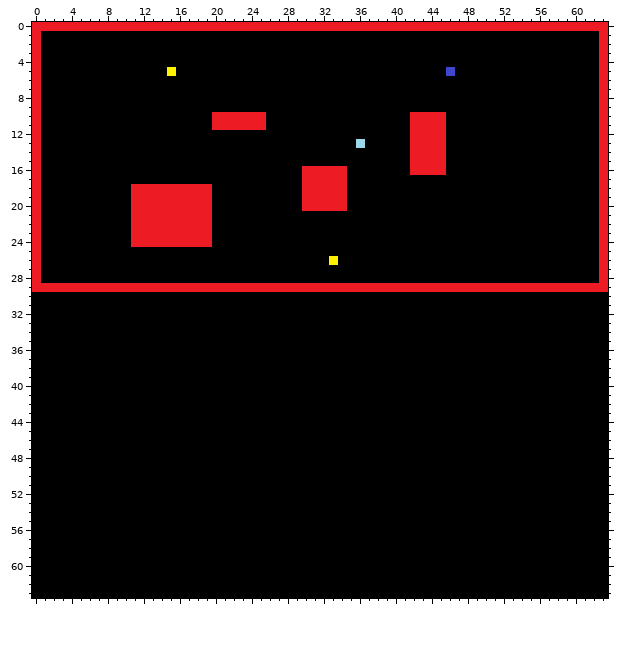
A pixel-art sprite gets an edit: YT Project/Zelda Shooting Project/res/zelda_level_hunter.png. The first picture shows the starting point.
The file is 64x64 pixels.
Now the later version:
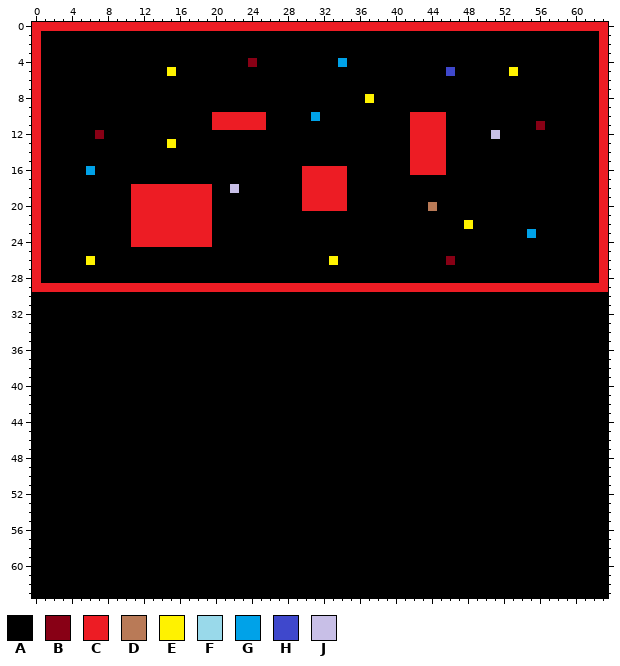
Palette (. is transparent): A #000000  B #880015  C #ed1c24  D #b97a57  E #fff200  F #99d9ea  G #00a2e8  H #3f48cc  J #c8bfe7
Difference:
y 4: x 24 A -> B; x 34 A -> G
y 5: x 53 A -> E
y 8: x 37 A -> E
y 10: x 31 A -> G
y 11: x 56 A -> B
y 12: x 7 A -> B; x 51 A -> J
y 13: x 15 A -> E; x 36 F -> A
y 16: x 6 A -> G
y 18: x 22 A -> J
y 20: x 44 A -> D
y 22: x 48 A -> E
y 23: x 55 A -> G
y 26: x 6 A -> E; x 46 A -> B
